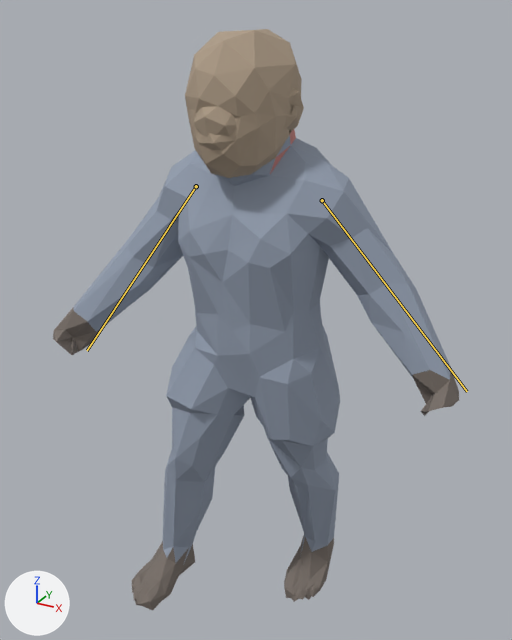
What one commit did to the glTF model assets/models/survivor_male.glb.
Camera for both pictures: a 50 mm lens placed at (0.33, -0.616, 0.69), pointed at (-0.015, 0.01, 0.377). The axes (+X, +Y, +Z) are drawn at lower left. The lights are the same throughout. The older version comes first. Both versions are drawn at frame 17 of the action 'Walk'; the numbers are the values there. The bones that change are drawn over the model as lines.

Names of what the first picture shows: 'Male_LP'.
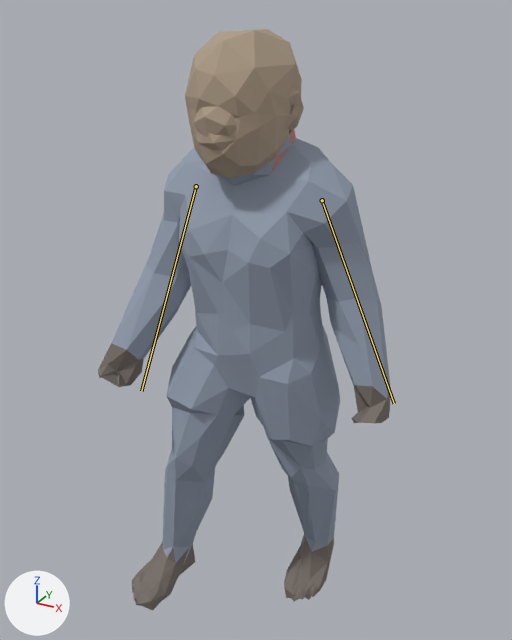
Where the change shows, as pixel boxes (x1, y1, x2, y2) in the pictures (512 x 640 px):
'Male_LP', posed (28% narrower)
    before: (53, 29, 459, 610)
    after: (98, 29, 390, 610)
bone 'upperarm_l', root to tip
    before: (322, 200) to (467, 391)
    after: (322, 200) to (394, 403)
bone 'upperarm_r', root to tip
    before: (196, 186) to (87, 350)
    after: (196, 186) to (141, 391)

The edits, one by one:
Bone 'upperarm_l' (bone_upperarm_l) turns from (-11, 0, -6) to (-12, 0, -26) degrees about its own x, y and z.
Bone 'upperarm_r' (bone_upperarm_r) turns from (11, 0, 6) to (10, 0, 26) degrees about its own x, y and z.
